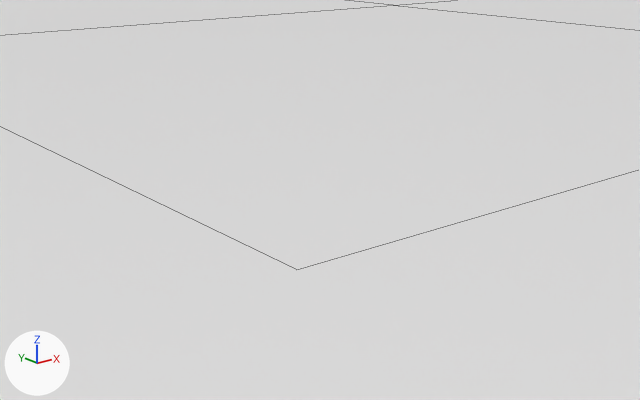
One commit to the Blender file blender/track_2_ai.blend: the scene before it, then after it.
Camera for both pictures: a 50 mm camera at (-64.71, -106.24, 3.13) aimed at (-59.77, -100.06, 0.66). Lighting does not change. The marker at lower left points along +X, +Y and +Z. Mesh edges are drawn as thin lines.

Names of what the first picture shows: 'ground'.
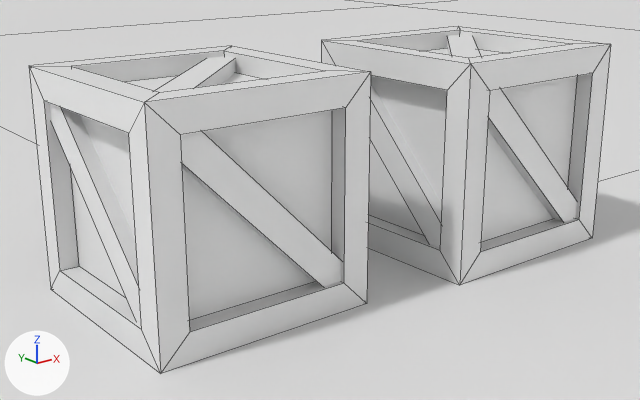
ob_crate is not drawn itself; it is the parent of ob_hull_005.

Location of each change, [x1, y1, x2, y2] in pixels of the pictures (640 x 400 px):
'crate.001', added
    after: [29, 46, 371, 374]
'crate.002', added
    after: [321, 26, 611, 285]

Edits to the bpy script that builds the scene:
```text
Add me_plane_001:
    me_plane_001.from_pydata(...)  # 104 vertices, 91 faces; spans x -1.0..1.0, y -1.0..1.0, z -1.0..1.0
Add col_crate:
    col_crate = bpy.data.collections.new('crate')
    col_crate.objects.link(ob_crate)
    col_crate.objects.link(ob_hull_005)
Add ob_hull_005:
    ob_hull_005 = bpy.data.objects.new('hull.005', None)
    ob_hull_005.parent = ob_crate
    ob_hull_005.location = (0.0, 0.0, 0.0)
Add ob_crate:
    ob_crate = bpy.data.objects.new('crate', me_plane_001)
    ob_crate.location = (0.0, 0.0, 0.0)
Add ob_crate_002:
    ob_crate_002 = bpy.data.objects.new('crate.002', None)
    ob_crate_002.parent = ob_empty
    ob_crate_002.location = (2.925, -0.222, 1.0)
    ob_crate_002.instance_type = 'COLLECTION'
    ob_crate_002.instance_collection = col_crate
Add ob_empty:
    ob_empty = bpy.data.objects.new('Empty', None)
    ob_empty.location = (-61.0, -100.0, 0.0)
Add ob_crate_001:
    ob_crate_001 = bpy.data.objects.new('crate.001', None)
    ob_crate_001.parent = ob_empty
    ob_crate_001.location = (0.0, 0.0, 1.0)
    ob_crate_001.instance_type = 'COLLECTION'
    ob_crate_001.instance_collection = col_crate
```
